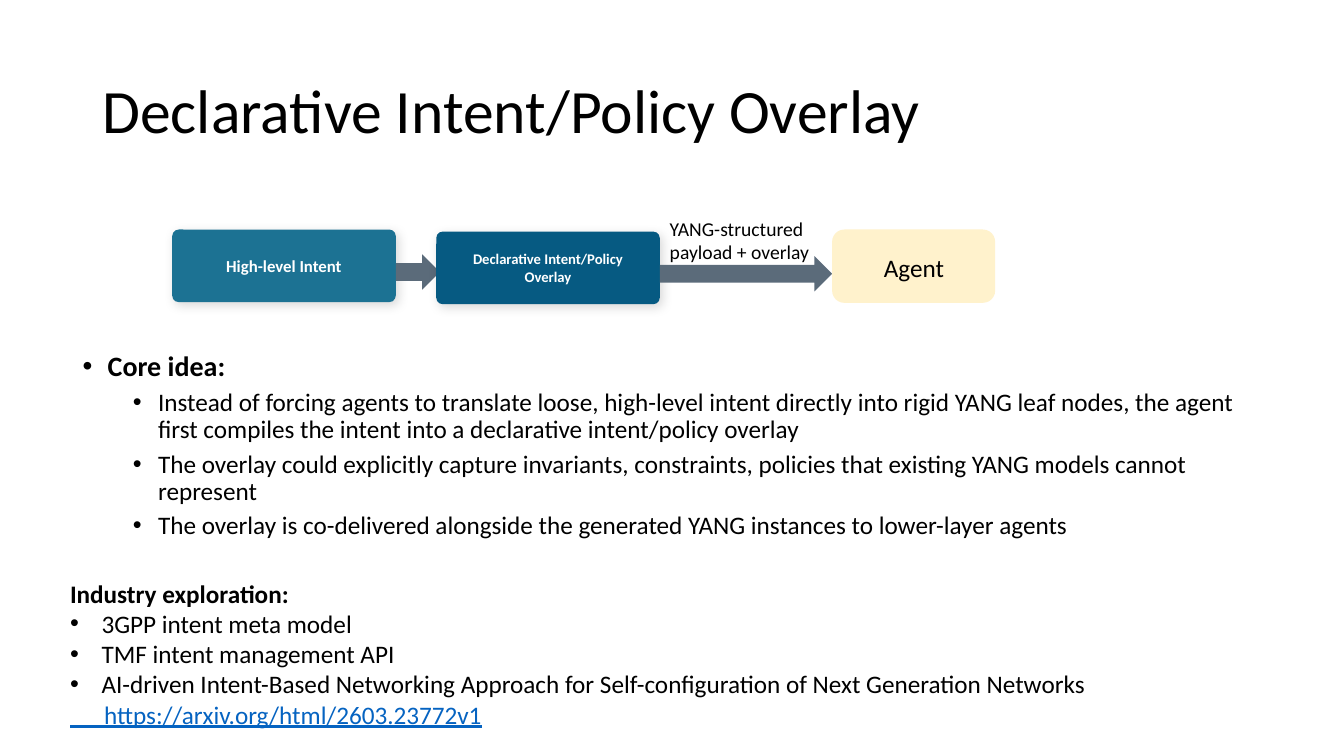
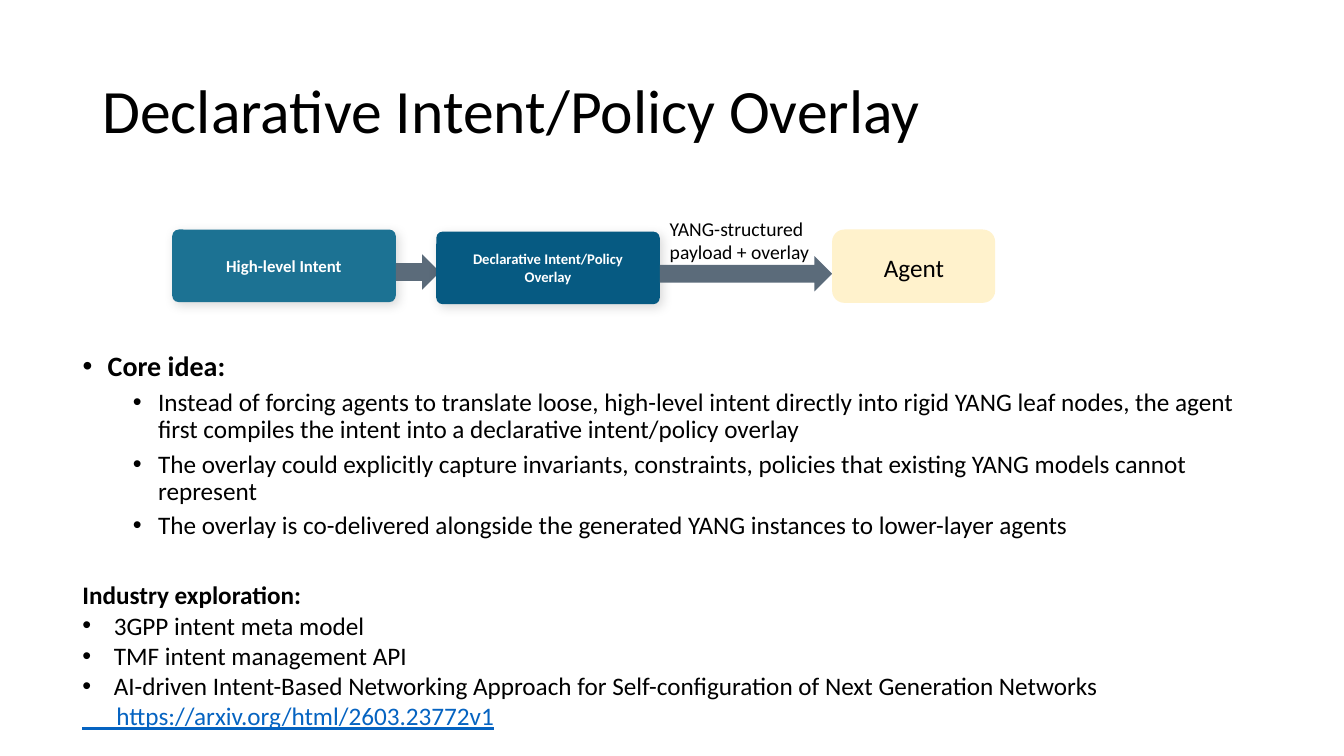
Before and after one commit to QiufangMa/AgentImpact2YANG, a slide deck: slide 17 of Side Meetings/AgentImpact2YANG.pptx. Drawn at 1344x756 pixels with LibreOffice and Linux fonts; fonts in the diff are those of the drawing. Boxes give left, top, right and bottom in pixels: in the first picture for what was removed or moved away, otherwise in the second. Text is boxed around its words. In the diff, an @@ line names an element or a change of style, - is before the commit and + after.

```diff
--- a/Side Meetings/AgentImpact2YANG.pptx
+++ b/Side Meetings/AgentImpact2YANG.pptx
@@ text "Industry exploration:": place and size @@
-text "Industry exploration:" at bbox=[70, 585, 1085, 729]
+text "Industry exploration:" at bbox=[82, 586, 1097, 730]
```
Also in this commit, not shown: 1 other slide changed, 1 other file.
